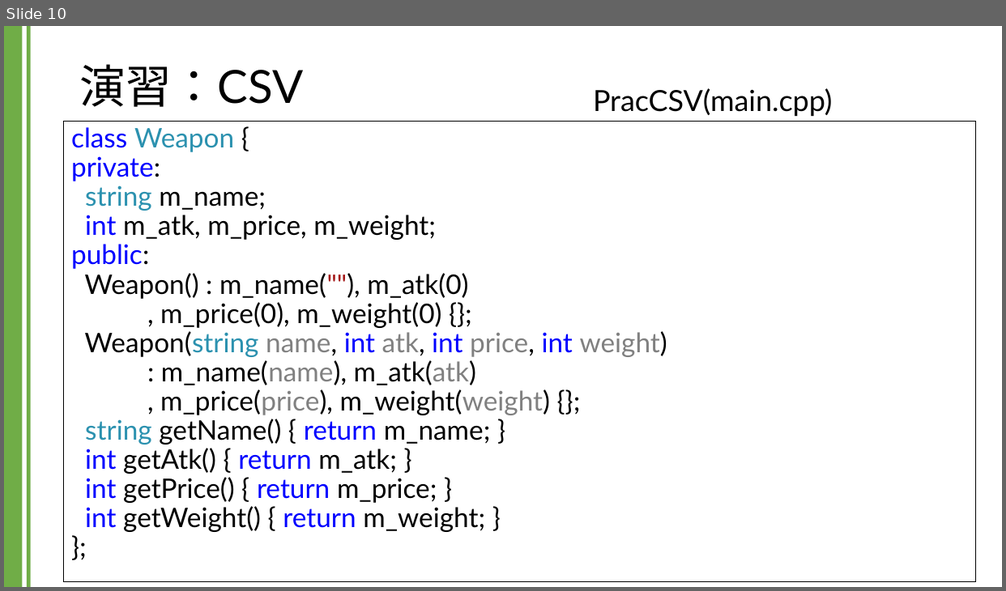
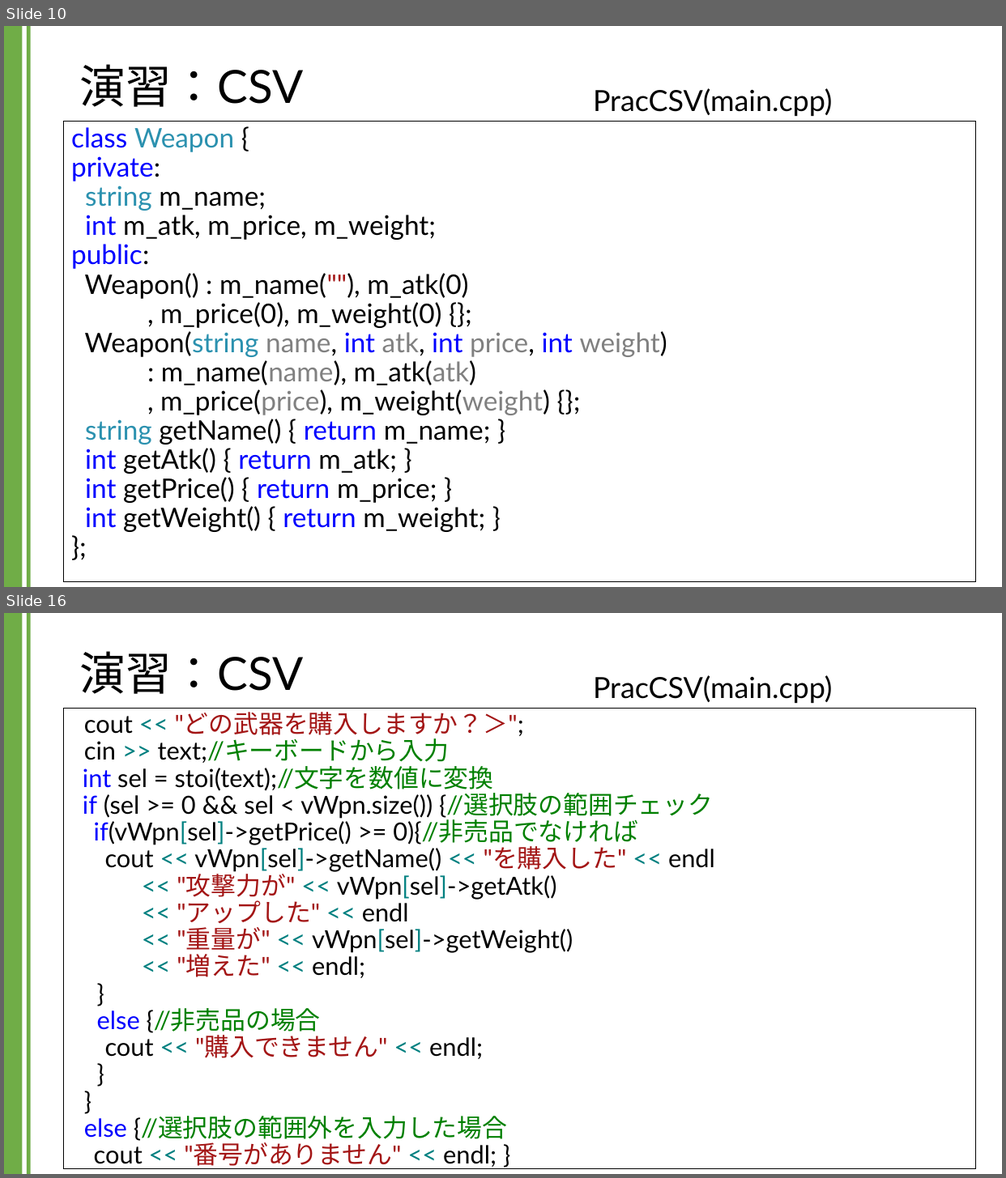
Before and after one commit to kic-murata/cpp2024, a slide deck: 授業資料/演習課題：CSV.pptx. Shown one above the other, each under a label of ours: slide 10 before the commit, slides 10 and 16 after it; the slides between them are not shown. The pictures are 1006x591 and 1006x1178 pixels, drawn with LibreOffice and Linux fonts; fonts in the diff are those of the drawing. Boxes give left, top, right and bottom in pixels: in the first picture for what was removed or moved away, otherwise in the second. Text is boxed around its words. In the diff, an @@ line names an element or a change of style, - is before the commit and + after.

```diff
--- a/授業資料/演習課題：CSV.pptx
+++ b/授業資料/演習課題：CSV.pptx
@@ slide 16 added at [4,613,1002,1174], background #FFFFFF; not listed: 2 template elements that a slide beside it also shows @@
@@ title added at [80,651,303,694], 44 pt, text #000000 @@
+演習：CSV
@@ text added at [593,675,832,703], 28 pt, text #000000 @@
+PracCSV(main.cpp)
@@ text added at [64,708,976,1169], fill #FFFFFF, outline #000000 0.75 pt, 24 pt, text #000000 @@
+cout << "どの武器を購入しますか？＞";
+cin >> text;//キーボードから入力
+int sel = stoi(text);//文字を数値に変換
+if (sel >= 0 && sel < vWpn.size()) {//選択肢の範囲チェック
+if(vWpn[sel]->getPrice() >= 0){//非売品でなければ
+cout << vWpn[sel]->getName() << "を購入した" << endl
+<< "攻撃力が" << vWpn[sel]->getAtk()
+<< "アップした" << endl
+<< "重量が" << vWpn[sel]->getWeight()
+<< "増えた" << endl;
+}
+else {//非売品の場合
+cout << "購入できません" << endl;
+}
+}
+else {//選択肢の範囲外を入力した場合
+cout << "番号がありません" << endl; }
```
Also in this commit, not shown: 5 slides changed, 3 other slides added, 1 other file.
